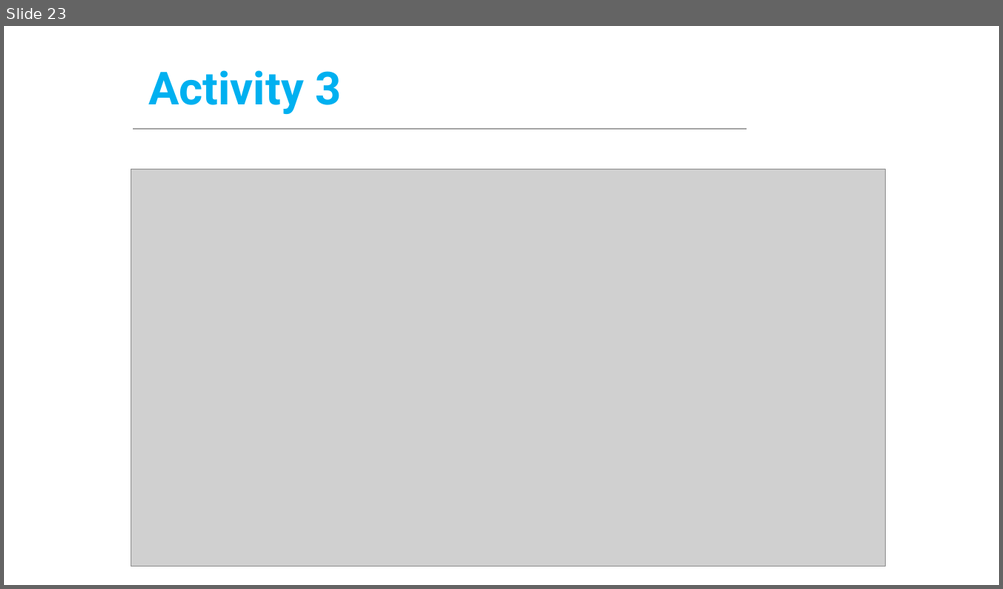
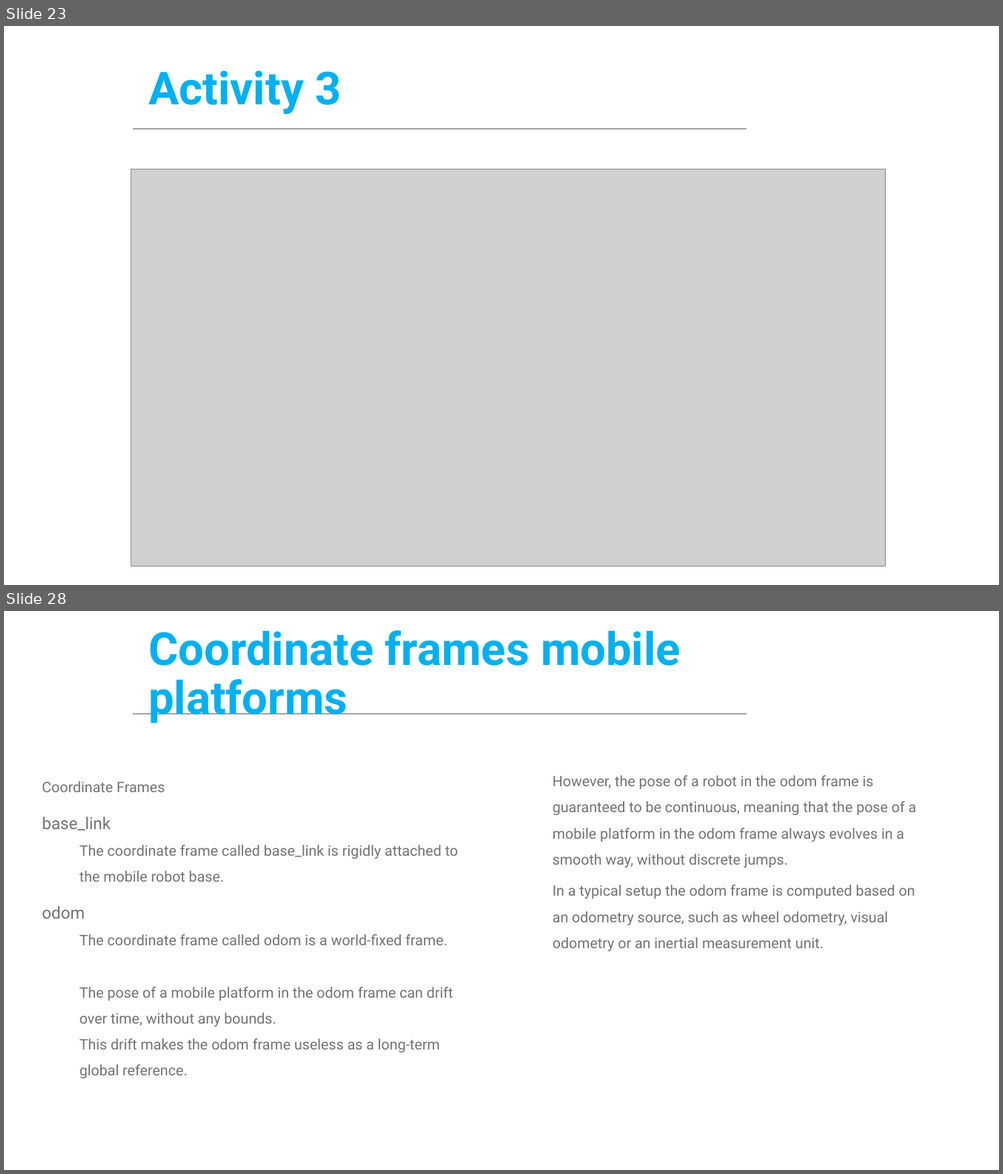
Before and after one commit to ManchesterRoboticsLtd/MR3001C_Cyber-Physical_Systems_I, a slide deck: Week9/Presentations/MCR2_Localisation.pptx. Shown one above the other, each under a label of ours: slide 23 before the commit, slides 23 and 28 after it; the slides between them are not shown. The pictures are 1003x589 and 1003x1174 pixels, drawn with LibreOffice and Linux fonts; fonts in the diff are those of the drawing; grey boxes stand for pictures; background and template pictures are left out. Boxes give left, top, right and bottom in pixels: in the first picture for what was removed or moved away, otherwise in the second. Text is boxed around its words. In the diff, an @@ line names an element or a change of style, - is before the commit and + after.

```diff
--- a/Week9/Presentations/MCR2_Localisation.pptx
+++ b/Week9/Presentations/MCR2_Localisation.pptx
@@ slide 28 added at [4,611,999,1170], background #FFFFFF; not listed: 1 template element that a slide beside it also shows @@
@@ title added at [148,630,680,723], 44 pt, text #00B0F0, bold @@
+Coordinate frames mobile platforms
@@ text added at [42,781,458,1079], 14 pt, text #767171 @@
+Coordinate Frames
+base_link
+  The coordinate frame called base_link is rigidly attached to the mobile robot base.
+odom
+  The coordinate frame called odom is a world-fixed frame.
+  The pose of a mobile platform in the odom frame can drift over time, without any bounds.
+  This drift makes the odom frame useless as a long-term global reference.
@@ text added at [552,775,916,951], 14 pt, text #767171 @@
+  However, the pose of a robot in the odom frame is guaranteed to be continuous, meaning that the pose of a mobile platform in the odom frame always evolves in a smooth way, without discrete jumps.
+  In a typical setup the odom frame is computed based on an odometry source, such as wheel odometry, visual odometry or an inertial measurement unit.
```
Also in this commit, not shown: 6 other slides added, 27 other files.
